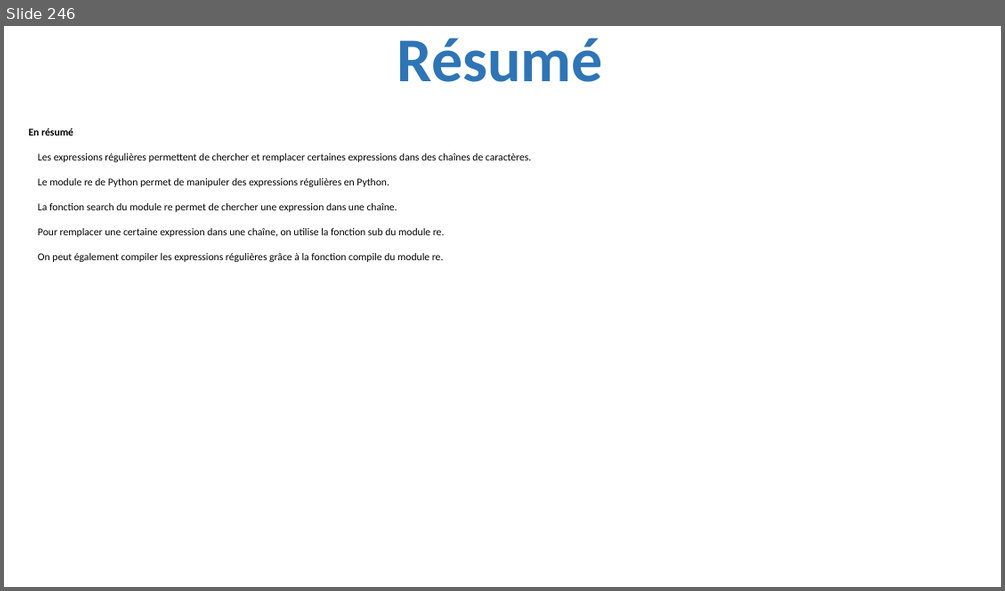
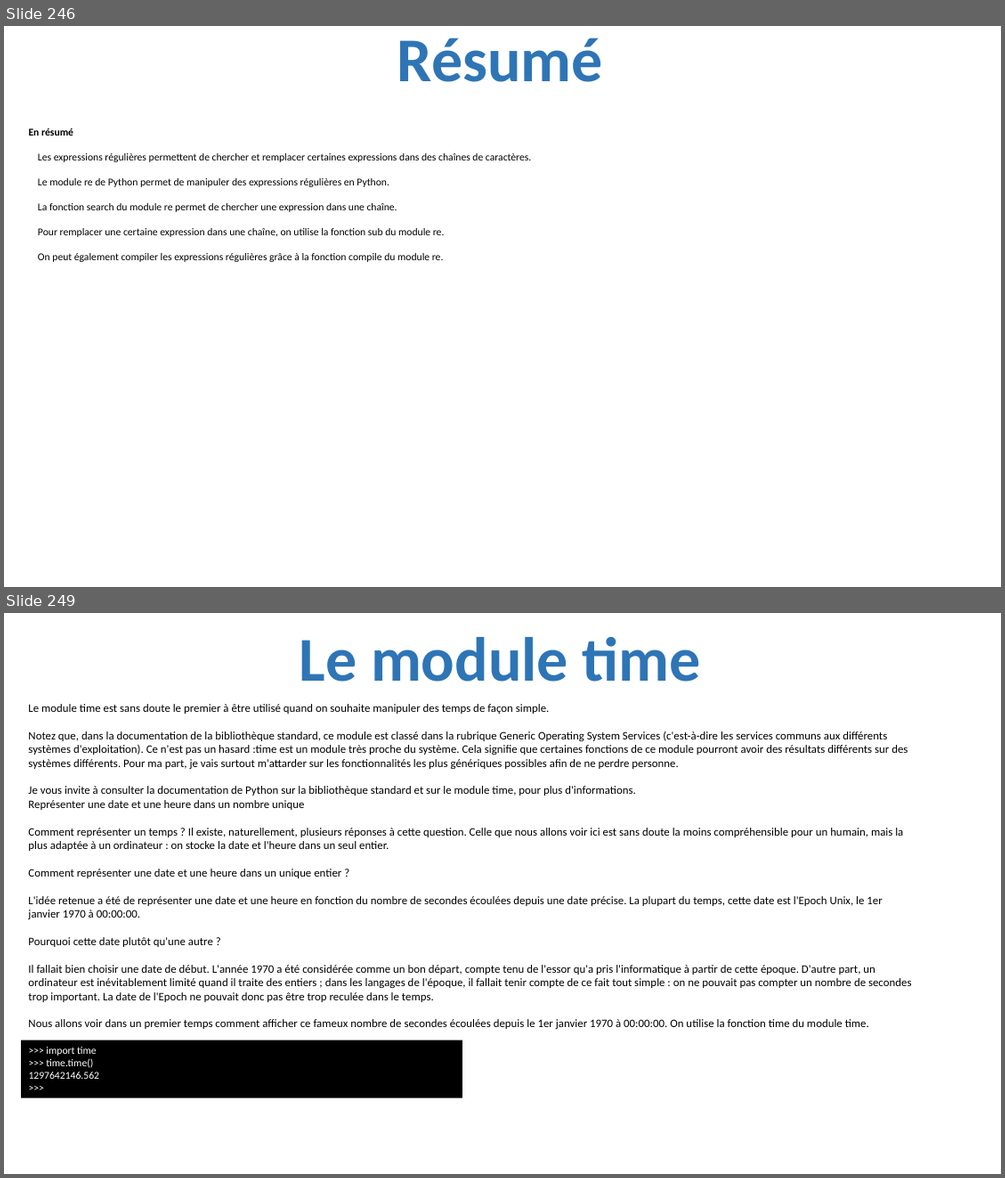
Before and after one commit to julienPalleau/PythonDoc, a slide deck: Python-resume.pptx. Shown one above the other, each under a label of ours: slide 246 before the commit, slides 246 and 249 after it; the slides between them are not shown. The pictures are 1005x591 and 1005x1178 pixels, drawn with LibreOffice and Linux fonts; fonts in the diff are those of the drawing. Boxes give left, top, right and bottom in pixels: in the first picture for what was removed or moved away, otherwise in the second. Text is boxed around its words. In the diff, an @@ line names an element or a change of style, - is before the commit and + after.

Commit message:
Exprimez le temps

```diff
--- a/Python-resume.pptx
+++ b/Python-resume.pptx
@@ slide 249 added at bbox=[4, 613, 1001, 1174], background #FFFFFF @@
@@ title added at bbox=[299, 637, 701, 682], 60 pt, text #2E75B6, bold @@
+Le module time
@@ text added at bbox=[28, 704, 911, 1029], 11 pt, text #000000 @@
+Le module time est sans doute le premier à être utilisé quand on souhaite manipuler des temps de façon simple.
+Notez que, dans la documentation de la bibliothèque standard, ce module est classé dans la rubrique Generic Operating System Services (c'est-à-dire les services communs aux différents systèmes d'exploitation). Ce n'est pas un hasard :time est un module très proche du système. Cela signifie que certaines fonctions de ce module pourront avoir des résultats différents sur des systèmes différents. Pour ma part, je vais surtout m'attarder sur les fonctionnalités les plus génériques possibles afin de ne perdre personne.
+Je vous invite à consulter la documentation de Python sur la bibliothèque standard et sur le module time, pour plus d'informations.
+Représenter une date et une heure dans un nombre unique
+Comment représenter un temps ? Il existe, naturellement, plusieurs réponses à cette question. Celle que nous allons voir ici est sans doute la moins compréhensible pour un humain, mais la plus adaptée à un ordinateur : on stocke la date et l'heure dans un seul entier.
+Comment représenter une date et une heure dans un unique entier ?
+L'idée retenue a été de représenter une date et une heure en fonction du nombre de secondes écoulées depuis une date précise. La plupart du temps, cette date est l'Epoch Unix, le 1er janvier 1970 à 00:00:00.
+Pourquoi cette date plutôt qu'une autre ?
+Il fallait bien choisir une date de début. L'année 1970 a été considérée comme un bon départ, compte tenu de l'essor qu'a pris l'informatique à partir de cette époque. D'autre part, un ordinateur est inévitablement limité quand il traite des entiers ; dans les langages de l'époque, il fallait tenir compte de ce fait tout simple : on ne pouvait pas compter un nombre de secondes trop important. La date de l'Epoch ne pouvait donc pas être trop reculée dans le temps.
+Nous allons voir dans un premier temps comment afficher ce fameux nombre de secondes écoulées depuis le 1er janvier 1970 à 00:00:00. On utilise la fonction time du module time.
@@ rectangle added at bbox=[21, 1040, 462, 1097], fill #000000, 10 pt, text #FFFFFF @@
+>>> import time
+>>> time.time()
+1297642146.562
+>>>
```
Also in this commit, not shown: 10 other slides added.
